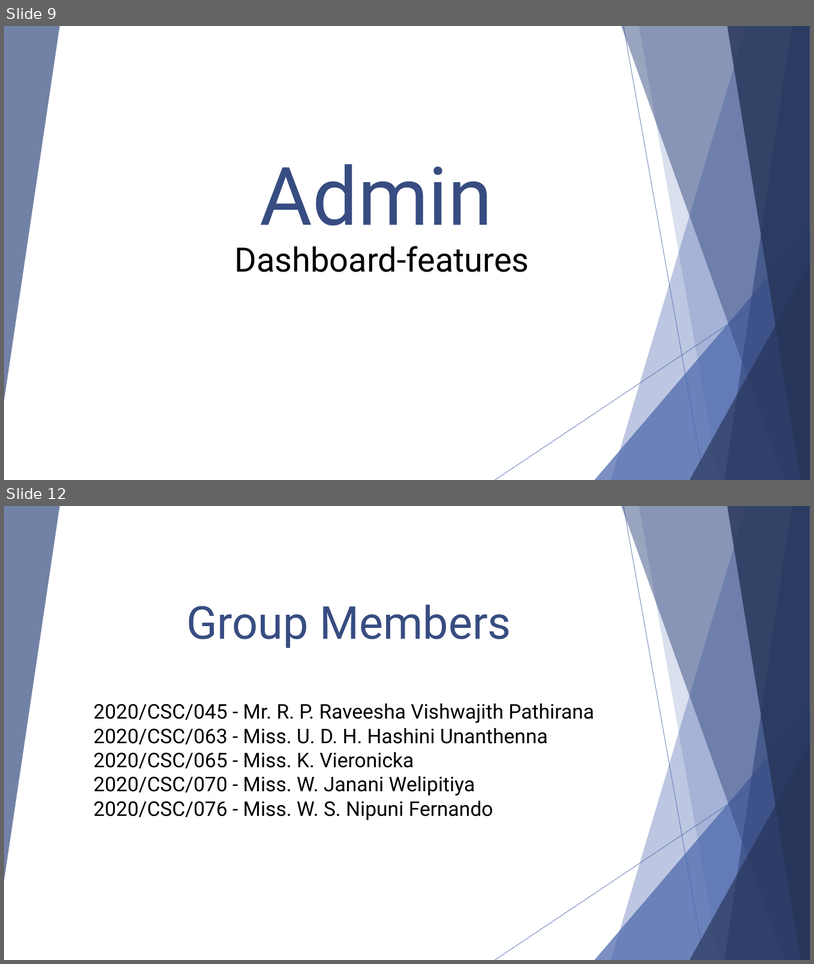
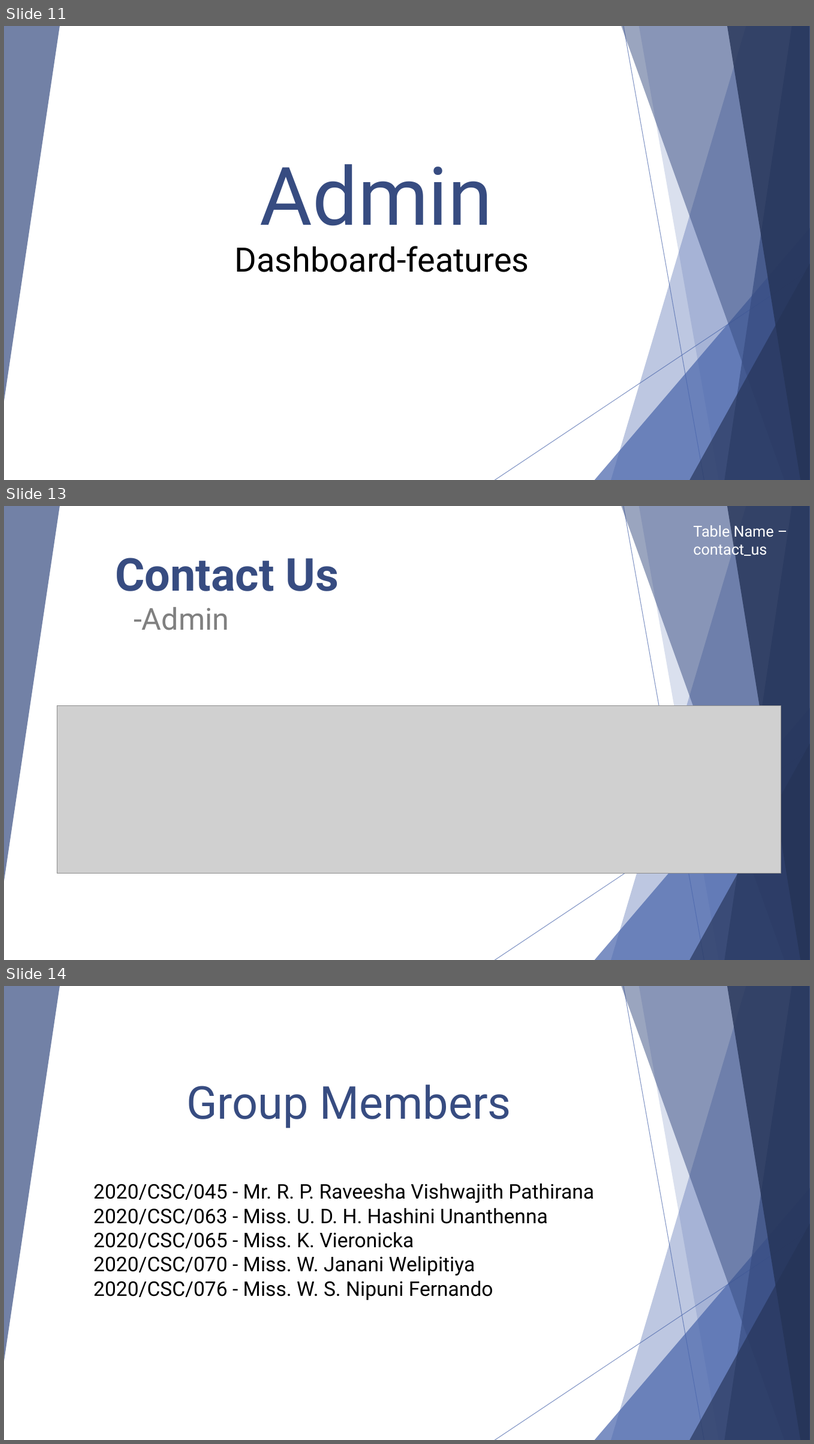
Before and after one commit to raveeshavishwajith/ron, a slide deck: presentation.pptx. Shown one above the other, each under a label of ours: slides 9 and 12 before the commit, slides 11, 13 and 14 after it; the slides between them are not shown. The pictures are 814x964 and 814x1444 pixels, drawn with LibreOffice and Linux fonts; fonts in the diff are those of the drawing; grey boxes stand for pictures. Boxes give left, top, right and bottom in pixels: in the first picture for what was removed or moved away, otherwise in the second. Text is boxed around its words. In the diff, an @@ line names an element or a change of style, - is before the commit and + after.

```diff
--- a/presentation.pptx
+++ b/presentation.pptx
@@ slide 13 added at <box>4,506,810,960</box>, background #FFFFFF; not listed: 10 template elements that a slide beside it also shows @@
@@ text added at <box>693,525,774,558</box>, 18 pt, text #FFFFFF @@
+Table Name –
+contact_us
@@ title added at <box>115,558,339,591</box>, 54 pt, text #384C81, bold @@
+Contact Us
@@ text added at <box>134,607,229,630</box>, 36 pt, text #808080 @@
+-Admin
@@ picture added at <box>57,706,782,873</box> @@
@@ what was slide 9 is now slide 11 @@
@@ what was slide 12 is now slide 14 @@
```
Also in this commit, not shown: 1 slide changed, 2 other slides added, 1 slide removed.
